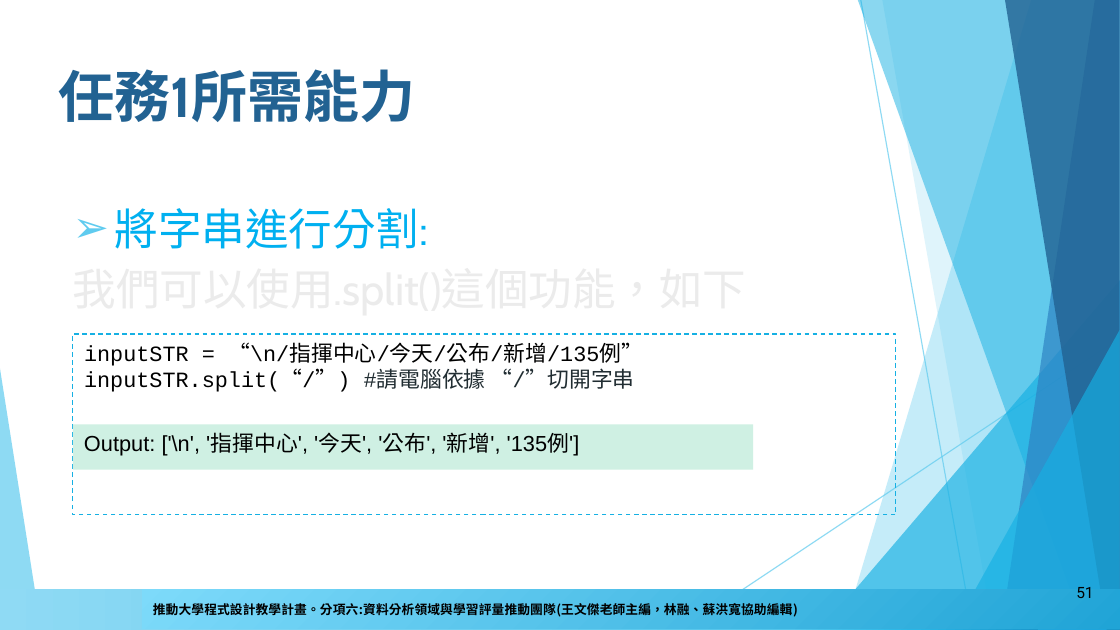
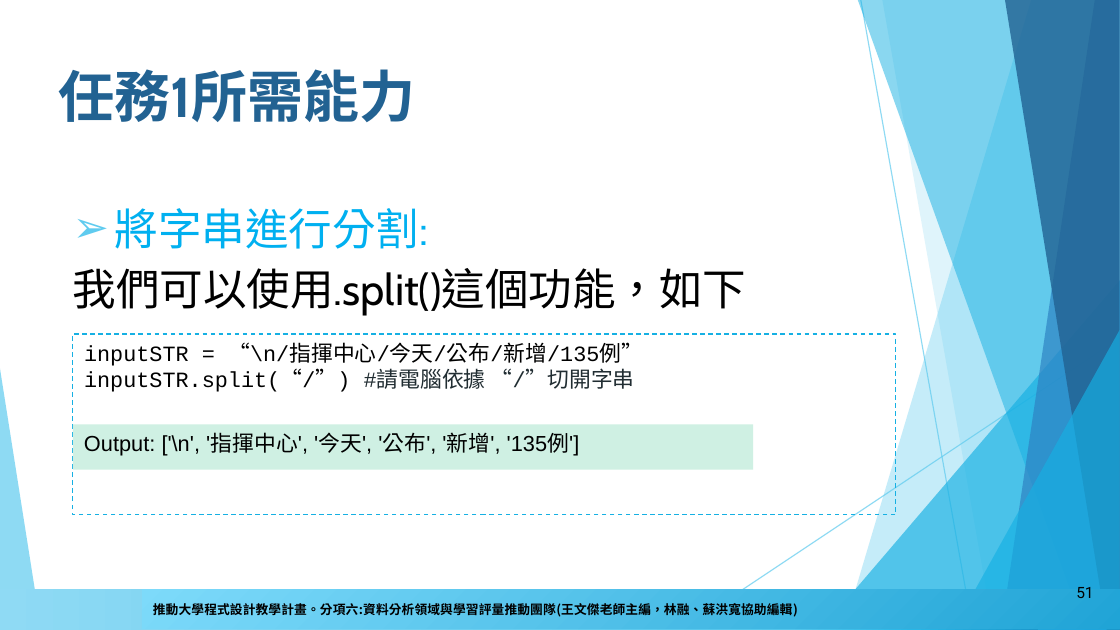
Before and after one commit to howardsukuan/textual-data-analysis-python, a slide deck: slide 51 of week01/文本分析與程式設計Week01.pptx. Drawn at 1120x630 pixels with LibreOffice and Linux fonts; fonts in the diff are those of the drawing; background and template pictures are left out. Boxes give left, top, right and bottom in pixels: in the first picture for what was removed or moved away, otherwise in the second. Text is boxed around its words. In the diff, an @@ line names an element or a change of style, - is before the commit and + after.

```diff
--- a/week01/文本分析與程式設計Week01.pptx
+++ b/week01/文本分析與程式設計Week01.pptx
@@ text at (73,268,746,316): text colour #EBEBEB to #000000 in "我們可以使用.split()這個功能，如下" @@
```
Also in this commit, not shown: 3 other slides changed, 1 other file.
